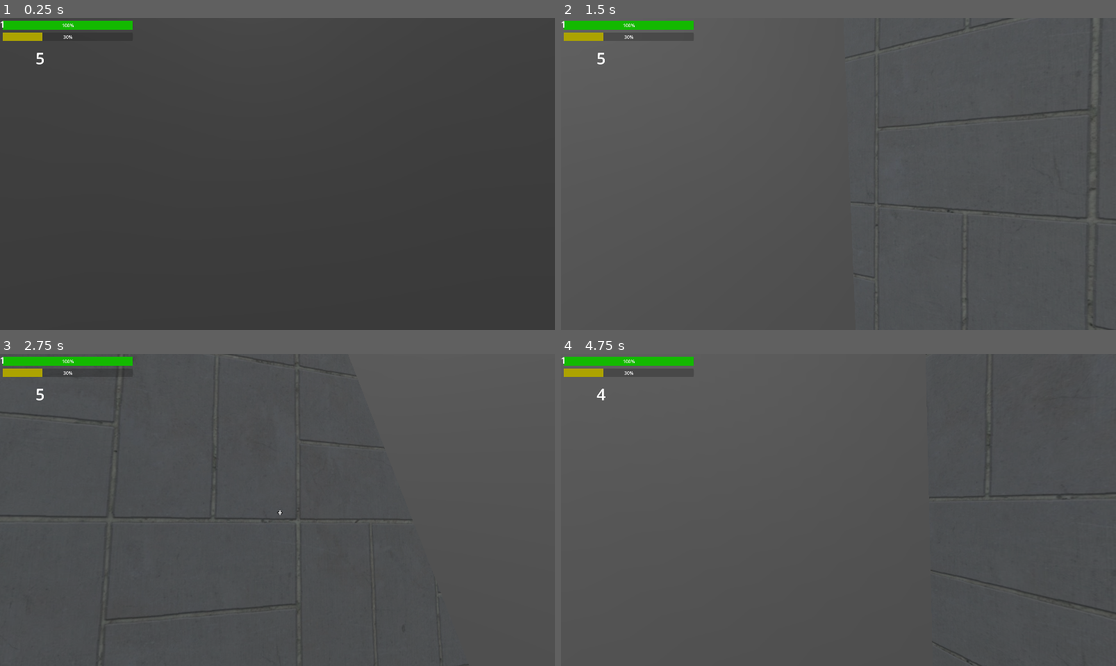
Above: before the commit, frames 1-4 (two rows, left to right).
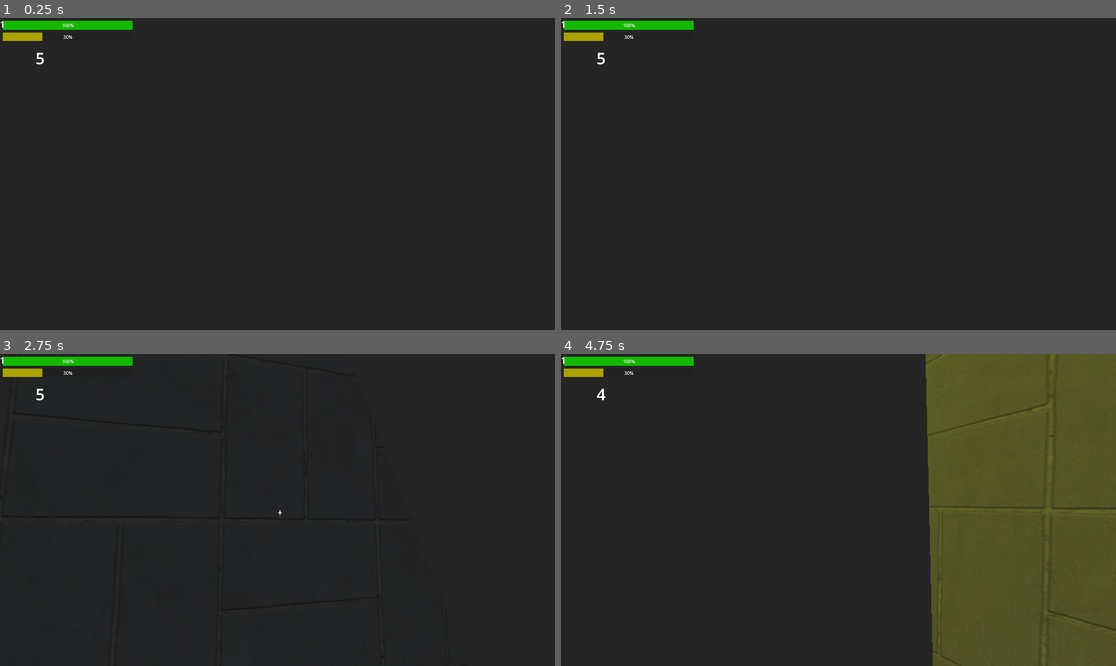
Above: after the commit, the same moments.

Repository: zalt00/SlipFeetpics
Game: Godot game, scene res://scenes/test_scenes/CHARLES.tscn
Two runs of this game, one before a commit and one after it. Both use one fixed random seed, a clock stepped at 60 frames per second and the inputs below. The project has no main scene, so this scene is started directly.
Inputs (mouse positions are in pixels of both pictures, inside the frame that each line leads up to):
- Up to frame 1 (0.25 s): no input
- Up to frame 2 (1.5 s): tap Enter (pause) at 0.5 s; move the mouse to (866, 174) at 0.52 s; hold W (avant) from 0.53 s (still down); tap S (arrière) at 0.6 s; move the mouse to (810, 174) at 1.27 s; tap F (godmod) at 1.35 s
- Up to frame 3 (2.75 s): keep holding W (avant); move the mouse to (288, 503) at 2.02 s; hold E (interact) from 2.03 s (still down)
- Up to frame 4 (4.75 s): keep holding W (avant); tap R (respawn) at 2.75 s; move the mouse to (832, 516) at 2.77 s; release E (interact) at 2.78 s; click (832, 516) at 2.85 s; move the mouse to (877, 513) at 3.52 s; tap Middle mouse button (tirer_secondaire) at 3.6 s; move the mouse to (794, 506) at 4.27 s; right-click (794, 506) at 4.35 s

The runs differ from the first frame. In frame 1, 53% of the frame differs, in the area x 0-100%, y 0-61%; in frame 2, 99%; in frame 3, 99%; in frame 4, 99%, in the area x 0-100%, y 0-100%.

Commit message:
charles_lights_vv

Diff:
--- a/scenes/lights_charles/ambiant_light.tscn
+++ b/scenes/lights_charles/ambiant_circle_light.tscn
@@ -33,7 +33,7 @@
 [node name="OmniLight3D" type="OmniLight3D" parent="spot"]
 transform = Transform3D(1, 0, 0, 0, 1, 0, 0, 0, 1, 1.20157e-08, 0.274888, 0)
 layers = 2
-light_energy = 0.5
+light_color = Color(0.784314, 1, 1, 1)
 light_size = 0.5
 shadow_enabled = true
 omni_range = 23.394
--- /dev/null
+++ b/scenes/lights_charles/ambiant_spot_light.tscn
@@ -0,0 +1,48 @@
+[gd_scene load_steps=5 format=3 uid="uid://c7kjir42wrqa7"]
+
+[ext_resource type="Material" uid="uid://d4cxa60yuipsj" path="res://materials/metallic.tres" id="1_wftm1"]
+[ext_resource type="Material" uid="uid://jl4si673qlox" path="res://materials/white_vraiment_blanc.tres" id="2_c2moc"]
+
+[sub_resource type="CapsuleMesh" id="CapsuleMesh_h7sf5"]
+radius = 0.4
+height = 1.5
+
+[sub_resource type="CapsuleMesh" id="CapsuleMesh_b0lte"]
+material = ExtResource("2_c2moc")
+radius = 0.2
+height = 0.7
+
+[node name="SpotLightCharles" type="Node3D"]
+transform = Transform3D(1, 0, 0, 0, 1, 0, 0, 0, 1, 0, -0.751118, 0)
+
+[node name="base" type="CSGCombiner3D" parent="."]
+material_override = ExtResource("1_wftm1")
+
+[node name="CSGMesh3D" type="CSGMesh3D" parent="base"]
+mesh = SubResource("CapsuleMesh_h7sf5")
+
+[node name="CSGMesh3D2" type="CSGMesh3D" parent="base"]
+transform = Transform3D(0.8, 0, 0, 0, 0.8, 0, 0, 0, 0.8, 0, 0, 0)
+operation = 2
+mesh = SubResource("CapsuleMesh_h7sf5")
+
+[node name="CSGBox3D" type="CSGBox3D" parent="base"]
+transform = Transform3D(1, 0, 0, 0, 1, 0, 0, 0, 1, 0, -0.386719, 0)
+operation = 2
+size = Vector3(1, 1.22656, 1)
+
+[node name="bulb" type="CSGCombiner3D" parent="."]
+
+[node name="CSGMesh3D" type="CSGMesh3D" parent="bulb"]
+transform = Transform3D(1, 0, 0, 0, 1, 0, 0, 0, 1, 0, 0.346101, 0)
+mesh = SubResource("CapsuleMesh_b0lte")
+
+[node name="spot" type="Node3D" parent="."]
+
+[node name="OmniLight3D" type="OmniLight3D" parent="spot"]
+transform = Transform3D(1, 0, 0, 0, 1, 0, 0, 0, 1, 0, -0.329472, 0)
+light_color = Color(0.784314, 1, 1, 1)
+light_cull_mask = 4294967293
+shadow_enabled = true
+omni_range = 25.0
+omni_attenuation = 0.8
--- /dev/null
+++ b/scenes/lights_charles/ambiant_square_light.tscn
@@ -0,0 +1,70 @@
+[gd_scene load_steps=2 format=3 uid="uid://ca5vh0rjxdsk1"]
+
+[ext_resource type="Material" uid="uid://d4cxa60yuipsj" path="res://materials/metallic.tres" id="1_m0kb3"]
+
+[node name="AmbiantSquareLight" type="Node3D"]
+
+[node name="bulb" type="CSGCombiner3D" parent="."]
+
+[node name="CSGCylinder3D" type="CSGCylinder3D" parent="bulb"]
+transform = Transform3D(1, 0, 0, 0, -4.37114e-08, -1, 0, 1, -4.37114e-08, 0.0112172, 0, 0)
+radius = 0.08
+height = 1.4
+sides = 6
+
+[node name="CSGCylinder3D2" type="CSGCylinder3D" parent="bulb"]
+transform = Transform3D(1, 0, 0, 0, -4.37114e-08, -1, 0, 1, -4.37114e-08, 0.276756, 0, 0)
+radius = 0.08
+height = 1.4
+sides = 6
+
+[node name="CSGCylinder3D3" type="CSGCylinder3D" parent="bulb"]
+transform = Transform3D(1, 0, 0, 0, -4.37114e-08, -1, 0, 1, -4.37114e-08, 0.548185, 0, 0)
+radius = 0.08
+height = 1.4
+sides = 6
+
+[node name="CSGCylinder3D4" type="CSGCylinder3D" parent="bulb"]
+transform = Transform3D(1, 0, 0, 0, -4.37114e-08, -1, 0, 1, -4.37114e-08, -0.271525, 0, 0)
+radius = 0.08
+height = 1.4
+sides = 6
+
+[node name="CSGCylinder3D5" type="CSGCylinder3D" parent="bulb"]
+transform = Transform3D(1, 0, 0, 0, -4.37114e-08, -1, 0, 1, -4.37114e-08, -0.535149, 0, 0)
+radius = 0.08
+height = 1.4
+sides = 6
+
+[node name="base" type="CSGCombiner3D" parent="."]
+material_override = ExtResource("1_m0kb3")
+
+[node name="CSGBox3D" type="CSGBox3D" parent="base"]
+size = Vector3(1.5, 0.3, 1.5)
+
+[node name="CSGBox3D2" type="CSGBox3D" parent="base"]
+transform = Transform3D(1, 0, 0, 0, 1, 0, 0, 0, 1, 0, -0.0589563, 0)
+operation = 2
+size = Vector3(1.4, 0.2, 1.4)
+
+[node name="spot" type="Node3D" parent="."]
+
+[node name="OmniLight3D" type="OmniLight3D" parent="spot"]
+transform = Transform3D(1, 0, 0, 0, 1, 0, 0, 0, 1, 0.667699, -0.321212, 0.631753)
+omni_range = 25.0
+omni_attenuation = 0.8
+
+[node name="OmniLight3D2" type="OmniLight3D" parent="spot"]
+transform = Transform3D(1, 0, 0, 0, 1, 0, 0, 0, 1, -0.62763, -0.321212, 0.631753)
+omni_range = 25.0
+omni_attenuation = 0.8
+
+[node name="OmniLight3D3" type="OmniLight3D" parent="spot"]
+transform = Transform3D(1, 0, 0, 0, 1, 0, 0, 0, 1, -0.62763, -0.321212, -0.634948)
+omni_range = 25.0
+omni_attenuation = 0.8
+
+[node name="OmniLight3D4" type="OmniLight3D" parent="spot"]
+transform = Transform3D(1, 0, 0, 0, 1, 0, 0, 0, 1, 0.636737, -0.321212, -0.634948)
+omni_range = 25.0
+omni_attenuation = 0.8
--- /dev/null
+++ b/scenes/lights_charles/ambiant_up_light.tscn
@@ -0,0 +1,40 @@
+[gd_scene load_steps=2 format=3 uid="uid://dw7udw55suwgp"]
+
+[ext_resource type="Material" uid="uid://d4cxa60yuipsj" path="res://materials/metallic.tres" id="1_0b3wp"]
+
+[node name="AmbiantUpLight" type="Node3D"]
+
+[node name="base" type="CSGCombiner3D" parent="."]
+transform = Transform3D(1, 0, 0, 0, 1, 0, 0, 0, 1, 0, -0.0397724, -0.15525)
+material_override = ExtResource("1_0b3wp")
+
+[node name="CSGCylinder3D" type="CSGCylinder3D" parent="base"]
+transform = Transform3D(1, 0, 0, 0, 0.906308, -0.422618, 0, 0.422618, 0.906308, 0, 0.690432, 0.5)
+radius = 0.2
+height = 0.5
+sides = 5
+
+[node name="CSGCylinder3D3" type="CSGCylinder3D" parent="base"]
+transform = Transform3D(1, 0, 0, 0, 0.906308, -0.422618, 0, 0.422618, 0.906308, 0, 0.751134, 0.525859)
+operation = 2
+radius = 0.15
+height = 0.4
+sides = 5
+
+[node name="CSGCylinder3D2" type="CSGCylinder3D" parent="base"]
+transform = Transform3D(1, 0, 0, 0, 0.906308, -0.422618, 0, 0.422618, 0.906308, 0, 0.265476, 0.281859)
+radius = 0.05
+height = 0.5
+
+[node name="CSGCylinder3D4" type="CSGCylinder3D" parent="base"]
+transform = Transform3D(1, 0, 0, 0, -4.37114e-08, -1, 0, 1, -4.37114e-08, 0, 0.0673951, -0.0298647)
+radius = 0.05
+height = 0.5
+
+[node name="spot" type="Node3D" parent="."]
+
+[node name="SpotLight3D" type="SpotLight3D" parent="spot"]
+transform = Transform3D(1, 0, 0, 0, -0.422618, -0.906308, 0, 0.906308, -0.422618, 0, 0.770333, 0.411591)
+light_color = Color(0.784314, 1, 1, 1)
+spot_range = 20.0
+spot_angle = 65.0
--- a/scenes/lights_charles/light_depart.tscn
+++ b/scenes/lights_charles/light_depart.tscn
@@ -25,13 +25,11 @@
 
 [node name="spot" type="Node3D" parent="."]
 transform = Transform3D(-4.37114e-08, -1, 0, 1, -4.37114e-08, 0, 0, 0, 1, 0, 0, 0)
-visible = false
 
 [node name="OmniLight3D" type="OmniLight3D" parent="spot"]
 transform = Transform3D(1, 0, 0, 0, 1, 0, 0, 0, 1, 1.02738e-08, 0.235037, 0)
-light_color = Color(0.784314, 0.784314, 0, 1)
-light_energy = 0.2
-shadow_enabled = true
+light_color = Color(1, 1, 0.407843, 1)
+light_energy = 0.3
 distance_fade_enabled = true
 distance_fade_begin = 0.0
 
--- /dev/null
+++ b/scenes/lights_charles/light_pad.tscn
@@ -0,0 +1,18 @@
+[gd_scene load_steps=2 format=3 uid="uid://dj536pjn2am8v"]
+
+[ext_resource type="Material" uid="uid://cys8n0adb33n6" path="res://materials/wire_off.tres" id="1_j62fj"]
+
+[node name="LightPad" type="Node3D"]
+
+[node name="bulb" type="CSGCombiner3D" parent="."]
+material_override = ExtResource("1_j62fj")
+
+[node name="CSGBox3D" type="CSGBox3D" parent="bulb"]
+size = Vector3(1, 0.001, 1)
+
+[node name="spot" type="Node3D" parent="."]
+
+[node name="OmniLight3D" type="OmniLight3D" parent="spot"]
+transform = Transform3D(1, 0, 0, 0, 1, 0, 0, 0, 1, 0, 0.162459, 0)
+light_color = Color(1, 1, 0.407843, 1)
+omni_range = 9.722
--- /dev/null
+++ b/scenes/lights_charles/neon.tscn
@@ -0,0 +1,3 @@
+[gd_scene format=3 uid="uid://dyseq2yryspm4"]
+
+[node name="Neon" type="Node3D"]
--- a/scenes/test_scenes/CHARLES.tscn
+++ b/scenes/test_scenes/CHARLES.tscn
@@ -1,15 +1,14 @@
-[gd_scene load_steps=8 format=3 uid="uid://clft8rriwp70h"]
+[gd_scene load_steps=9 format=3 uid="uid://clft8rriwp70h"]
 
 [ext_resource type="PackedScene" uid="uid://bjqcqg24t4o3" path="res://scenes/fps_player.tscn" id="1_c6ihu"]
 [ext_resource type="Material" uid="uid://bx2eoh841pnbt" path="res://materials/unbreakable.tres" id="1_dx1tu"]
 [ext_resource type="PackedScene" uid="uid://8jvacyrdv33w" path="res://scenes/switch_charles.tscn" id="2_4gawr"]
 [ext_resource type="PackedScene" uid="uid://yo3vtjafi7si" path="res://scenes/lights_charles/light_depart.tscn" id="5_a2lm4"]
-[ext_resource type="PackedScene" uid="uid://6cv2qpe2yxgc" path="res://scenes/lights_charles/ambiant_light.tscn" id="5_o3775"]
+[ext_resource type="PackedScene" uid="uid://6cv2qpe2yxgc" path="res://scenes/lights_charles/ambiant_circle_light.tscn" id="5_o3775"]
 [ext_resource type="PackedScene" uid="uid://bc6wrf1uiymnc" path="res://scenes/lights_charles/spot_light_charles.tscn" id="6_jc3jo"]
+[ext_resource type="PackedScene" uid="uid://dw7udw55suwgp" path="res://scenes/lights_charles/ambiant_up_light.tscn" id="7_rnply"]
 
 [sub_resource type="Environment" id="Environment_y2qll"]
-ambient_light_source = 1
-ambient_light_color = Color(1, 1, 1, 1)
 
 [node name="Charles" type="Node3D"]
 transform = Transform3D(1, 0, 0, 0, 1, 0, 0, 0, 1, 0, 0, 9.99903)
@@ -19,21 +18,21 @@
 use_collision = true
 
 [node name="CSGBox3D" type="CSGBox3D" parent="unbreakable"]
-transform = Transform3D(1, 0, 0, 0, 1, 0, 0, 0, 1, 0.06213, 6.05185, -7.05929)
-size = Vector3(11.9633, 10.5989, 36.6158)
+transform = Transform3D(1, 0, 0, 0, 1, 0, 0, 0, 1, 0.06213, 7.17514, -2.98808)
+size = Vector3(11.9633, 12.8455, 44.7582)
 
 [node name="CSGBox3D9" type="CSGBox3D" parent="unbreakable"]
-transform = Transform3D(1, 0, 0, 0, 1, 0, 0, 0, 1, 0.0824318, 3.65939, -1.98981)
+transform = Transform3D(1, 0, 0, 0, 1, 0, 0, 0, 1, 0.0824318, 7.07837, 2.69715)
 operation = 2
-size = Vector3(11.6621, 5.13867, 9.31075)
+size = Vector3(11.6621, 11.9766, 18.6847)
 
 [node name="CSGBox3D11" type="CSGBox3D" parent="unbreakable"]
-transform = Transform3D(1, 0, 0, 0, 1, 0, 0, 0, 1, 0.0824318, 1.60275, -2.38258)
-size = Vector3(2.57983, 1.02539, 3.57129)
+transform = Transform3D(1, 0, 0, 0, 1, 0, 0, 0, 1, 0.0824318, 1.84909, -2.38258)
+size = Vector3(2.57983, 1.51807, 3.57129)
 
 [node name="CSGBox3D13" type="CSGBox3D" parent="unbreakable"]
-transform = Transform3D(1, 0, 0, 0, 1, 0, 0, 0, 1, 0.0824318, 1.60275, 1.84677)
-size = Vector3(11.7471, 1.02539, 4.88574)
+transform = Transform3D(1, 0, 0, 0, 1, 0, 0, 0, 1, 0.0824318, 1.84822, 1.84677)
+size = Vector3(11.7471, 1.51633, 4.88574)
 
 [node name="CSGBox3D10" type="CSGBox3D" parent="unbreakable"]
 transform = Transform3D(1, 0, 0, 0, 1, 0, 0, 0, 1, -0.0122644, 4.80919, -9.60505)
@@ -62,7 +61,7 @@
 size = Vector3(4.76953, 4.28993, 0.197266)
 
 [node name="player" parent="." node_paths=PackedStringArray("breakable", "unbreakable") instance=ExtResource("1_c6ihu")]
-transform = Transform3D(-4.37114e-08, 0, 1, 0, 1, 0, -1, 0, -4.37114e-08, -2.63962, 2.46154, -2.46563)
+transform = Transform3D(-4.37114e-08, 0, 1, 0, 1, 0, -1, 0, -4.37114e-08, 0.128099, 5.77068, 1.6668)
 breakable = NodePath("../breakable")
 unbreakable = NodePath("../unbreakable")
 
@@ -71,6 +70,7 @@
 lights = NodePath("../WiredLights")
 
 [node name="AmbiantLigths" type="Node3D" parent="."]
+visible = false
 
 [node name="ambiant1" parent="AmbiantLigths" instance=ExtResource("5_o3775")]
 transform = Transform3D(-4.37114e-08, -1, 0, 1, -4.37114e-08, 0, 0, 0, 1, -2.71355, 6.22694, -2.0935)
@@ -84,13 +84,19 @@
 [node name="WiredLights" type="Node3D" parent="."]
 
 [node name="LightCharlesDepart" parent="WiredLights" instance=ExtResource("5_a2lm4")]
-transform = Transform3D(1, 0, 0, 0, 1, 0, 0, 0, 1, -1.20748, 1.63593, -2.43028)
+transform = Transform3D(1, 0, 0, 0, 1, 0, 0, 0, 1, -1.20748, 1.89841, -2.43028)
 
 [node name="LightCharlesDepart2" parent="WiredLights" instance=ExtResource("5_a2lm4")]
-transform = Transform3D(-1, 0, -8.74228e-08, 0, 1, 0, 8.74228e-08, 0, -1, 1.36761, 1.63593, -2.43028)
+transform = Transform3D(-1, 0, -8.74228e-08, 0, 1, 0, 8.74228e-08, 0, -1, 1.36761, 1.89841, -2.43028)
 
 [node name="SpotLightCharles" parent="." instance=ExtResource("6_jc3jo")]
 transform = Transform3D(0.707748, -0.643432, -0.291698, 0.0649035, 0.470372, -0.880078, 0.703477, 0.603942, 0.374666, -4.90529, 5.42172, 1.83971)
 
 [node name="SpotLightCharles2" parent="." instance=ExtResource("6_jc3jo")]
 transform = Transform3D(0.650457, 0.649148, 0.394351, 0.0651608, 0.469589, -0.880477, -0.756743, 0.598409, 0.263148, 5.09487, 5.42172, 1.79921)
+
+[node name="AmbiantUpLight" parent="." instance=ExtResource("7_rnply")]
+transform = Transform3D(1, 0, 0, 0, 1, 0, 0, 0, 1, 2.71424, 4.80731, -6.52639)
+
+[node name="AmbiantUpLight2" parent="." instance=ExtResource("7_rnply")]
+transform = Transform3D(1, 0, 0, 0, 1, 0, 0, 0, 1, -2.87208, 4.80731, -6.52639)
